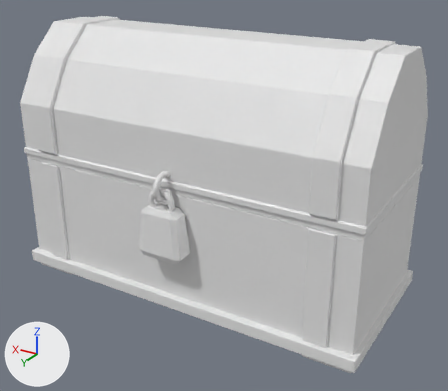
The Blender file obj_chest_FarhanDinaf_01.blend: old version first, new version second.
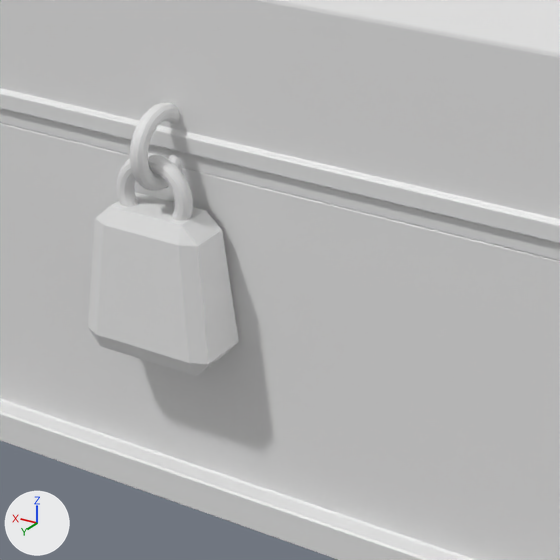
Each version is shown whole from a 50 mm lens placed at (-3.87, 6.26, 3.13), pointed at (-0.2, 0.14, 0.07), then close up on the part from 24% to 67% of the width and 35% to 84% of the height. Every picture has the same lights, and +X, +Y and +Z are marked at lower left. The older version's two pictures come first.

Before the edit, the objects in view are built like this:
```python
me_cube = bpy.data.meshes.new('Cube')
me_cube.from_pydata(...)  # 24 vertices, 26 faces; spans x -0.269..0.316, y 0.981..1.254, z -0.381..0.237
me_cube_002 = bpy.data.meshes.new('Cube.002')
me_cube_002.from_pydata(...)  # 71 vertices, 58 faces; spans x -2.35..0.0, y 0.0..1.09, z -1.21..0.37
me_cube_002.materials.append(mat_rough_pine_door)  # its picture is missing
me_torus = bpy.data.meshes.new('Torus')
me_torus.from_pydata(...)  # a torus around y (ring radius 0.138, tube radius 0.034) spanning x -0.15..0.195, y 1.101..1.17, z 0.124..0.469
me_torus_001 = bpy.data.meshes.new('Torus.001')
me_torus_001.from_pydata(...)  # a torus around x (ring radius 0.138, tube radius 0.034) spanning x -0.012..0.057, y 0.912..1.257, z 0.309..0.654
ob_base = bpy.data.objects.new('base', me_cube_002)
ob_base.location = (0.0, 0.0, 0.0)
_m = ob_base.modifiers.new('Mirror', 'MIRROR')
_m.use_axis = (True, True, False)
_m.use_clip = True
_m = ob_base.modifiers.new('Solidify', 'SOLIDIFY')
_m.thickness = 0.1
_m.use_even_offset = True
_m = ob_base.modifiers.new('Bevel', 'BEVEL')
ob_cube = bpy.data.objects.new('Cube', me_cube)
ob_cube.location = (0.0, 0.0, 0.0)
ob_torus = bpy.data.objects.new('Torus', me_torus)
ob_torus.location = (0.0, 0.0, 0.0)
ob_torus_001 = bpy.data.objects.new('Torus.001', me_torus_001)
ob_torus_001.location = (0.0, 0.0, 0.0)
# also in view: 'Lid' at (0.0, 0.0, 1.18)
```
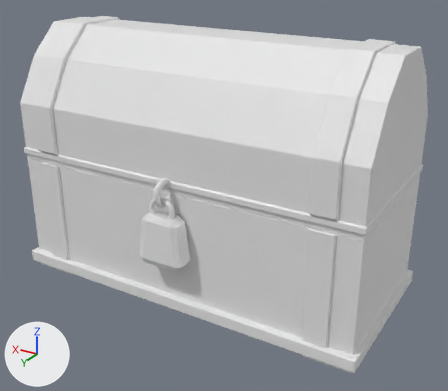
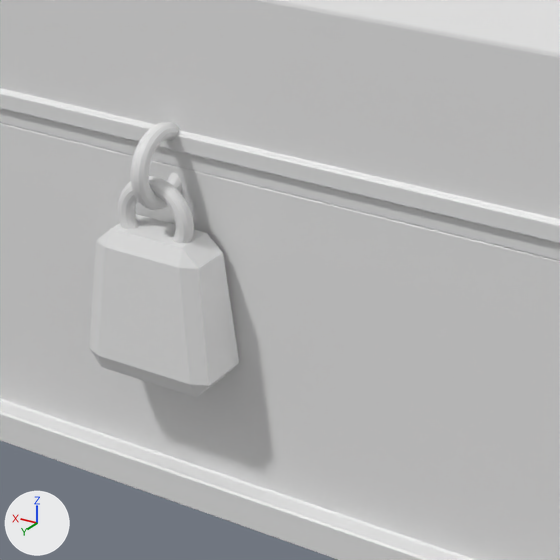
The change, as a diff of the scene's bpy script:
```diff
--- a/obj_chest_FarhanDinaf_01.blend.py
+++ b/obj_chest_FarhanDinaf_01.blend.py
@@ ob_cube @@
 ob_cube = bpy.data.objects.new('Cube', me_cube)
-ob_cube.location = (0.0, 0.0, 0.0)
+ob_cube.location = (0.0, 0.0, -0.095)
@@ ob_torus @@
 ob_torus = bpy.data.objects.new('Torus', me_torus)
-ob_torus.location = (0.0, 0.0, 0.0)
+ob_torus.location = (0.0, 0.0, -0.095)
@@ ob_torus_001 @@
 ob_torus_001 = bpy.data.objects.new('Torus.001', me_torus_001)
-ob_torus_001.location = (0.0, 0.0, 0.0)
+ob_torus_001.location = (0.0, 0.0, -0.078)
```

Pixel boxes [x1, y1, x2, y2] of what changed, in the close-ups (560 x 560 px):
'Cube', moved: before [88, 192, 239, 376]; after [89, 214, 239, 397]
'Torus.001', moved: before [130, 103, 182, 191]; after [130, 122, 182, 210]
'Torus', moved: before [117, 153, 193, 221]; after [118, 176, 194, 243]
